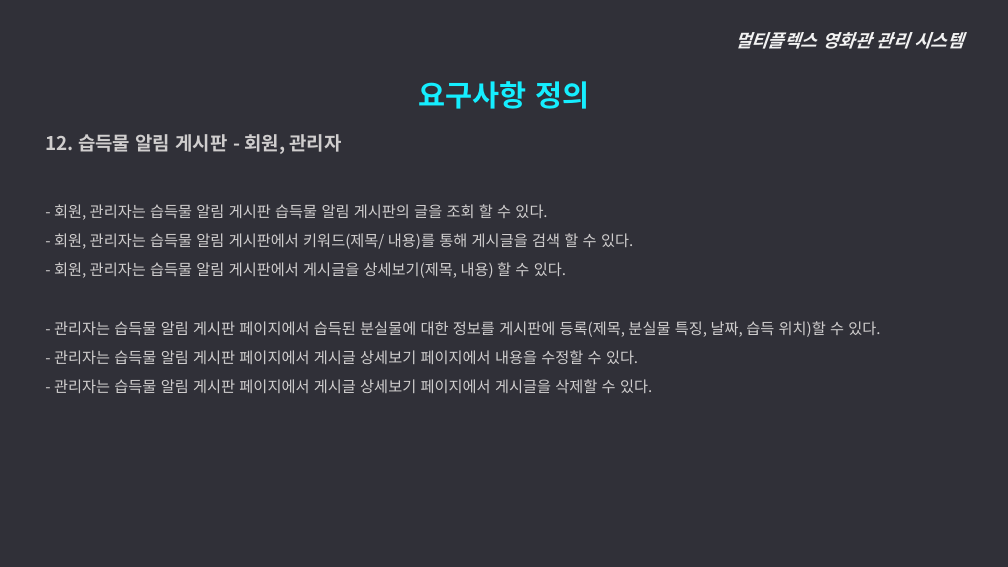
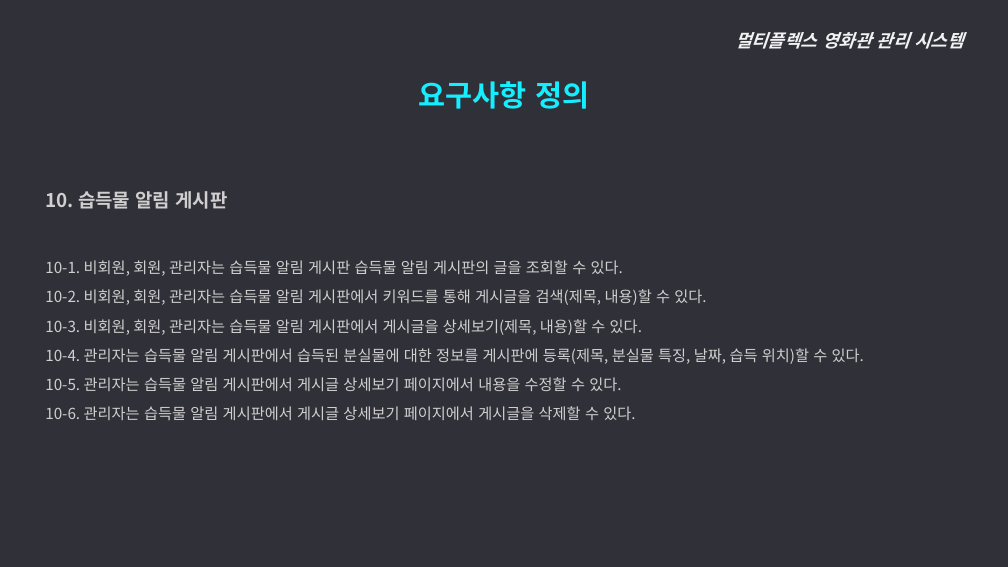
Before and after one commit to ywc-412/MultiplexTeamProject, a slide deck: slide 19 of 2조 시스템개요, 요구사항 정의.pptx (slide 21 before the commit). Drawn at 1008x567 pixels with LibreOffice and Linux fonts; fonts in the diff are those of the drawing. Boxes give left, top, right and bottom in pixels: in the first picture for what was removed or moved away, otherwise in the second. Text is boxed around its words. In the diff, an @@ line names an element or a change of style, - is before the commit and + after.

Commit message:
PPT, 요구사항정의 수정
메뉴구조도에서 할인정보 뺌

```diff
--- a/2조 시스템개요, 요구사항 정의.pptx
+++ b/2조 시스템개요, 요구사항 정의.pptx
@@ text at [45, 191, 864, 420]: text changed @@
-  12. 습득물 알림 게시판 - 회원, 관리자
-  - 회원, 관리자는 습득물 알림 게시판 습득물 알림 게시판의 글을 조회 할 수 있다.
-  - 회원, 관리자는 습득물 알림 게시판에서 키워드(제목/ 내용)를 통해 게시글을 검색 할 수 있다.
-  - 회원, 관리자는 습득물 알림 게시판에서 게시글을 상세보기(제목, 내용) 할 수 있다.
-  - 관리자는 습득물 알림 게시판 페이지에서 습득된 분실물에 대한 정보를 게시판에 등록(제목, 분실물 특징, 날짜, 습득 위치)할 수 있다.
-  - 관리자는 습득물 알림 게시판 페이지에서 게시글 상세보기 페이지에서 내용을 수정할 수 있다.
-  - 관리자는 습득물 알림 게시판 페이지에서 게시글 상세보기 페이지에서 게시글을 삭제할 수 있다.
+  10. 습득물 알림 게시판
+  10-1. 비회원, 회원, 관리자는 습득물 알림 게시판 습득물 알림 게시판의 글을 조회할 수 있다.
+  10-2. 비회원, 회원, 관리자는 습득물 알림 게시판에서 키워드를 통해 게시글을 검색(제목, 내용)할 수 있다.
+  10-3. 비회원, 회원, 관리자는 습득물 알림 게시판에서 게시글을 상세보기(제목, 내용)할 수 있다.
+  10-4. 관리자는 습득물 알림 게시판에서 습득된 분실물에 대한 정보를 게시판에 등록(제목, 분실물 특징, 날짜, 습득 위치)할 수 있다.
+  10-5. 관리자는 습득물 알림 게시판에서 게시글 상세보기 페이지에서 내용을 수정할 수 있다.
+  10-6. 관리자는 습득물 알림 게시판에서 게시글 상세보기 페이지에서 게시글을 삭제할 수 있다.
```
Also in this commit, not shown: 15 other slides changed, 1 slide added, 4 slides removed, 2 other files.
